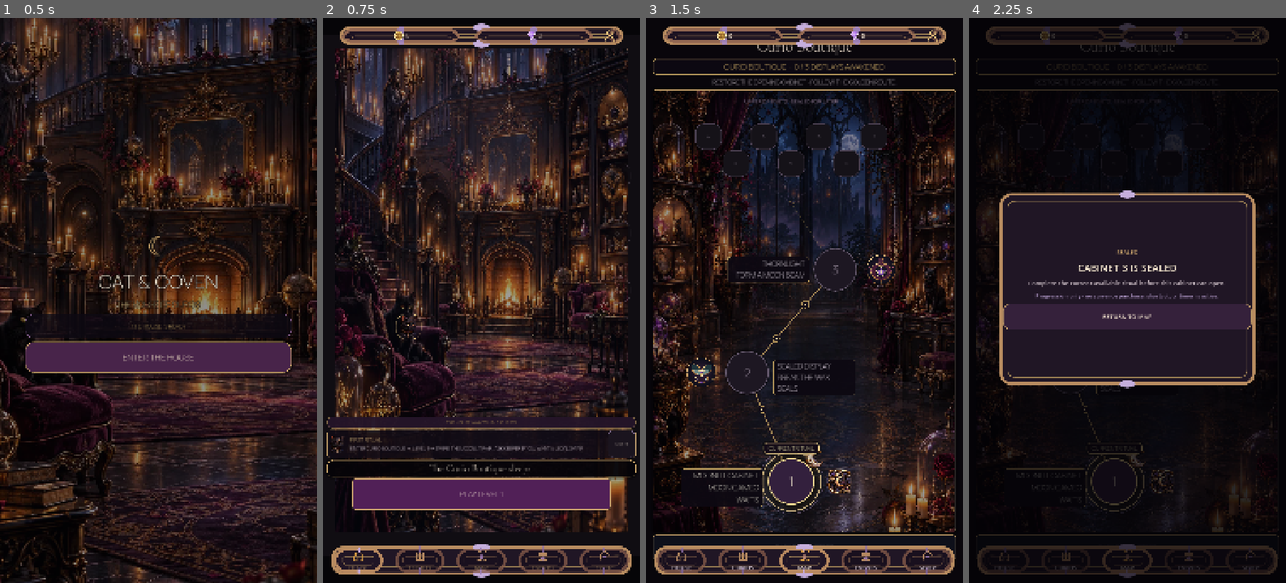
Above: before the commit, frames 1-4 (left to right).
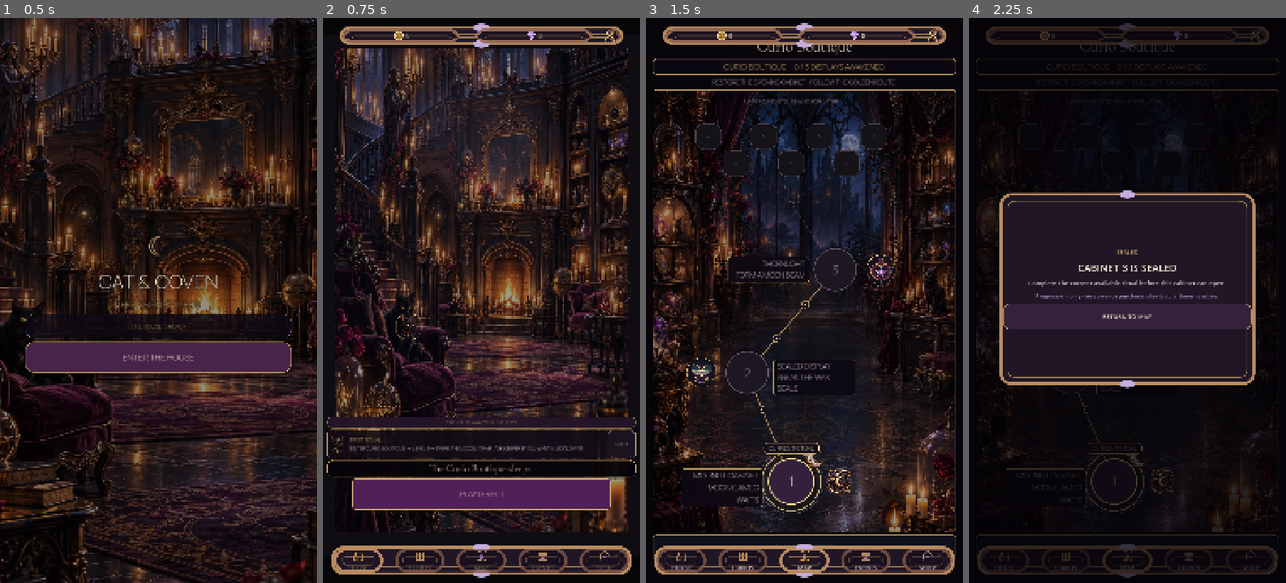
Above: after the commit, the same moments.

Repository: Jay-prodesign/akilta-match3
Game: Godot game, scene res://src/app/app_bootstrap.tscn
The game is run twice, just before and just after one commit, with the same random seed, the same clock (stepped at 60 frames per second) and the same inputs.
Inputs:
- Up to frame 1 (0.5 s): no input
- Up to frame 2 (0.75 s): click "ENTER THE HOUSE" at 0.5 s
- Up to frame 3 (1.5 s): click "PLAY LEVEL 1" at 1.25 s
- Up to frame 4 (2.25 s): click "3" at 2 s

Frame 1 is identical in both runs. In frame 2, 0.2% of the frame differs, in the area x 10-89%, y 1-99%; in frame 3, 0.1%; in frame 4, less than 0.1%.

Commit message:
Quiet repeated interactive chrome ornaments

Diff:
--- a/assets/manifests/screen_asset_manifest.json
+++ b/assets/manifests/screen_asset_manifest.json
@@ -2439,9 +2439,10 @@
       "reuse": "declared_reuse_of_gbl_primary_panel_frame",
       "priority": "P0",
       "production_status": "runtime_connected_authored_9slice_render_required",
-      "current_path": "assets/ui/chrome/gbl_ui_ritual_panel_9s_base_v01.svg",
+      "current_path": "assets/ui/chrome/gbl_ui_ritual_panel_9s_quiet_v01.svg",
       "runtime_style_script": "src/ui/theme/production_chrome.gd",
-      "technical_policy": "runtime_decoded_svg_to_imagetexture_9slice__global_resource_chip__render_verification_required"
+      "technical_policy": "runtime_decoded_svg_to_imagetexture_9slice__global_resource_chip__render_verification_required",
+      "provenance": "Derived quiet structural 9-slice from the approved authored ritual-frame family; removes the ceremonial center medallions from repeated compact controls while preserving the same border/material language."
     },
     {
       "asset_id": "gbl_nav_item_frame",
@@ -2469,9 +2470,10 @@
       "reuse": "declared_reuse_of_gbl_primary_panel_frame",
       "priority": "P0",
       "production_status": "runtime_connected_authored_9slice_render_required",
-      "current_path": "assets/ui/chrome/gbl_ui_ritual_panel_9s_base_v01.svg",
+      "current_path": "assets/ui/chrome/gbl_ui_ritual_panel_9s_quiet_v01.svg",
       "runtime_style_script": "src/ui/theme/production_chrome.gd",
-      "technical_policy": "runtime_decoded_svg_to_imagetexture_9slice__global_navigation_state__render_verification_required"
+      "technical_policy": "runtime_decoded_svg_to_imagetexture_9slice__global_navigation_state__render_verification_required",
+      "provenance": "Derived quiet structural 9-slice from the approved authored ritual-frame family; removes the ceremonial center medallions from repeated compact controls while preserving the same border/material language."
     },
     {
       "asset_id": "gbl_profile_action_frame",
@@ -2497,9 +2499,10 @@
       "reuse": "declared_reuse_of_gbl_primary_panel_frame",
       "priority": "P0",
       "production_status": "runtime_connected_authored_9slice_render_required",
-      "current_path": "assets/ui/chrome/gbl_ui_ritual_panel_9s_base_v01.svg",
+      "current_path": "assets/ui/chrome/gbl_ui_ritual_panel_9s_quiet_v01.svg",
       "runtime_style_script": "src/ui/theme/production_chrome.gd",
-      "technical_policy": "runtime_decoded_svg_to_imagetexture_9slice__global_profile_action__render_verification_required"
+      "technical_policy": "runtime_decoded_svg_to_imagetexture_9slice__global_profile_action__render_verification_required",
+      "provenance": "Derived quiet structural 9-slice from the approved authored ritual-frame family; removes the ceremonial center medallions from repeated compact controls while preserving the same border/material language."
     }
   ],
   "vertical_slice_art_policy": {
--- /dev/null
+++ b/assets/ui/chrome/gbl_ui_ritual_panel_9s_quiet_v01.svg
@@ -0,0 +1 @@
+<svg xmlns="http://www.w3.org/2000/svg" width="512" height="512" viewBox="0 0 512 512"><rect x="24" y="24" width="464" height="464" rx="36" fill="#201625" stroke="#b88c60" stroke-width="10"/><rect x="46" y="46" width="420" height="420" rx="25" fill="none" stroke="#d8b56a" stroke-opacity=".65" stroke-width="3"/></svg>
--- a/src/ui/theme/production_chrome.gd
+++ b/src/ui/theme/production_chrome.gd
@@ -3,6 +3,7 @@
 
 const PieceAssetLoader = preload("res://src/match3/presentation/piece_asset_loader.gd")
 const PRIMARY_PANEL_PATH := "res://assets/ui/chrome/gbl_ui_ritual_panel_9s_base_v01.svg"
+const QUIET_PANEL_PATH := "res://assets/ui/chrome/gbl_ui_ritual_panel_9s_quiet_v01.svg"
 
 static var _primary_panel: StyleBoxTexture
 static var _top_shell: StyleBoxTexture
@@ -13,8 +14,8 @@
 static var _interactive_normal: StyleBoxTexture
 static var _interactive_focus: StyleBoxTexture
 
-static func _style(content_margin: float, texture_margin: float = 64.0) -> StyleBoxTexture:
-	var texture := PieceAssetLoader.ornament(PRIMARY_PANEL_PATH)
+static func _style(content_margin: float, texture_margin: float = 64.0, asset_path: String = PRIMARY_PANEL_PATH) -> StyleBoxTexture:
+	var texture := PieceAssetLoader.ornament(asset_path)
 	if texture == null:
 		return null
 	var style := StyleBoxTexture.new()
@@ -57,21 +58,21 @@
 
 static func compact_panel() -> StyleBoxTexture:
 	if _compact_panel == null:
-		_compact_panel = _style(4.0, 52.0)
+		_compact_panel = _style(4.0, 52.0, QUIET_PANEL_PATH)
 		if _compact_panel != null:
 			_compact_panel.modulate_color = Color(0.84, 0.78, 0.88, 0.92)
 	return _compact_panel
 
 static func interactive_normal() -> StyleBoxTexture:
 	if _interactive_normal == null:
-		_interactive_normal = _style(4.0, 52.0)
+		_interactive_normal = _style(4.0, 52.0, QUIET_PANEL_PATH)
 		if _interactive_normal != null:
 			_interactive_normal.modulate_color = Color(0.72, 0.64, 0.76, 0.78)
 	return _interactive_normal
 
 static func interactive_focus() -> StyleBoxTexture:
 	if _interactive_focus == null:
-		_interactive_focus = _style(4.0, 52.0)
+		_interactive_focus = _style(4.0, 52.0, QUIET_PANEL_PATH)
 		if _interactive_focus != null:
 			_interactive_focus.modulate_color = Color(1.0, 0.98, 1.0, 1.0)
 	return _interactive_focus
@@ -83,7 +84,7 @@
 	if style == null:
 		return false
 	panel.add_theme_stylebox_override("panel", style)
-	panel.set_meta("production_chrome_asset", PRIMARY_PANEL_PATH)
+	panel.set_meta("production_chrome_asset", QUIET_PANEL_PATH)
 	panel.set_meta("production_chrome_kind", "compact_" + role)
 	return true
 
@@ -99,7 +100,7 @@
 	button.add_theme_stylebox_override("pressed", focus_style)
 	button.add_theme_stylebox_override("focus", focus_style)
 	button.add_theme_stylebox_override("disabled", focus_style if selected else normal_style)
-	button.set_meta("production_chrome_asset", PRIMARY_PANEL_PATH)
+	button.set_meta("production_chrome_asset", QUIET_PANEL_PATH)
 	button.set_meta("production_chrome_kind", "interactive_" + role)
 	return true
 
@@ -166,4 +167,5 @@
 		"compact_panel_asset_backed": compact_panel() != null and compact_panel().texture != null,
 		"interactive_button_asset_backed": interactive_normal() != null and interactive_normal().texture != null and interactive_focus() != null and interactive_focus().texture != null,
 		"global_interactive_family_ready": compact_panel() != null and compact_panel().texture != null and interactive_normal() != null and interactive_normal().texture != null and interactive_focus() != null and interactive_focus().texture != null,
+		"quiet_interactive_runtime_path": PieceAssetLoader.resolved_path(QUIET_PANEL_PATH),
 	}
